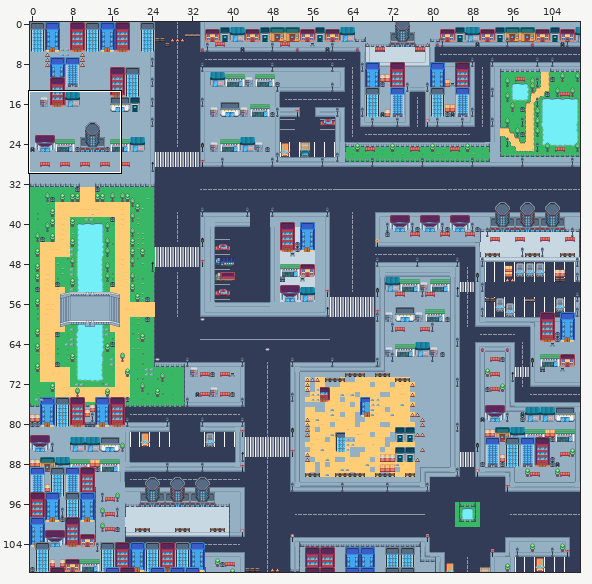
Tiled map -- assets/Mapas/mapa.tmx. The picture above shows the old version from afar; the outline marks the close-up.
Close-up. The starting point:
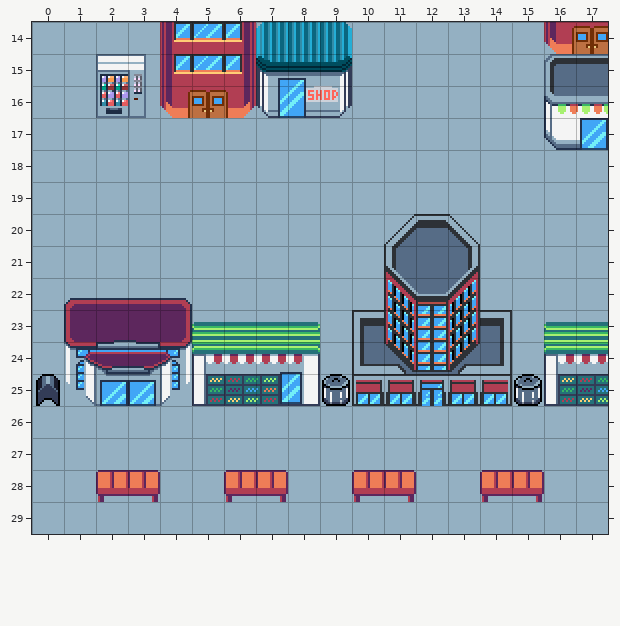
Cells are 16x16 px. Shown: x 0..17, y 14..29. The commit also changed other parts of the map, which this record leaves out.
The result:
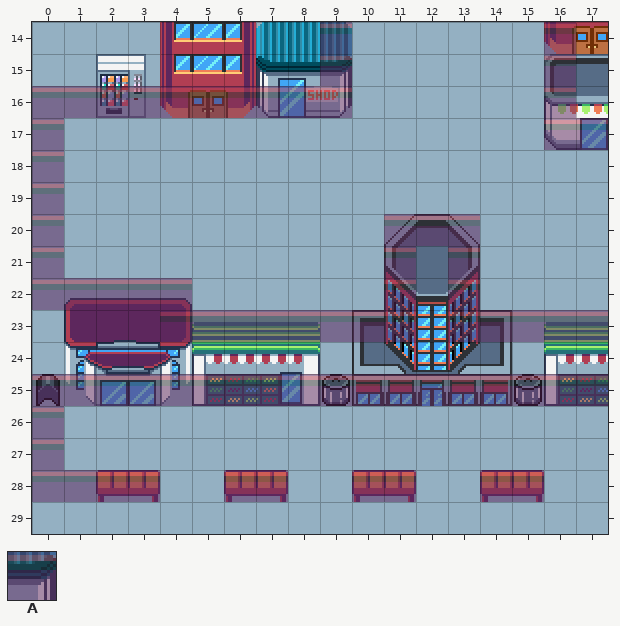
Key: from "level1": A 131.
_ is an empty cell.
Tiles of an added or newly shown layer are drawn over the layers below it.
See-through tiles are keyed as they look on the map.
Commit message: comenzando con las colisiones
The exact change:
Changed rows in their new state; . is an unchanged cell.
Layer "colisiones" (added):
first column x 0:
14 .........A......A.
15 .........A......A.
16 AAAAAAAAAA......A.
17 A...............AA
18 A.................
19 A.................
20 A..........AAA....
21 A..........A.A....
22 AAAAA......A.A....
23 ....AAAAAAAA.AAAAA
25 AAAAAAAAAAAAAAAAAA
26 A.................
27 A.................
28 AAAA..AA..AA..AA..
